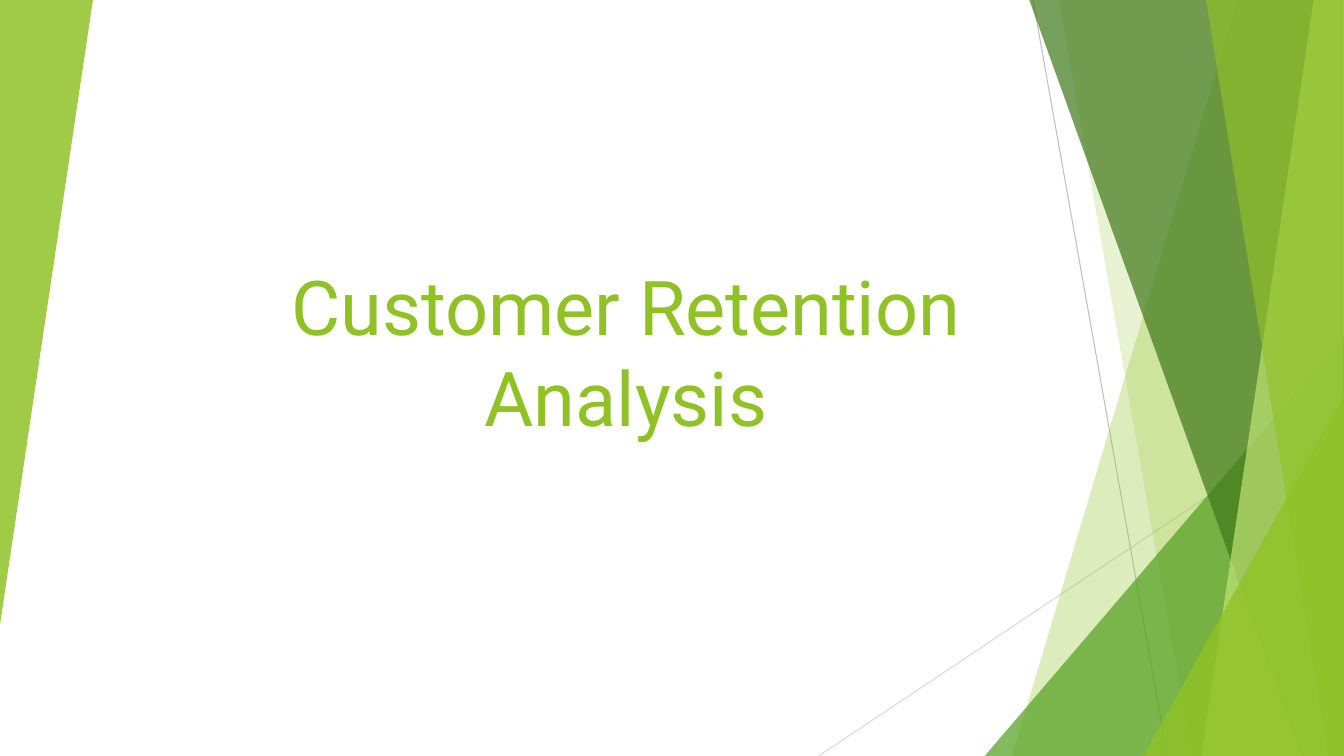
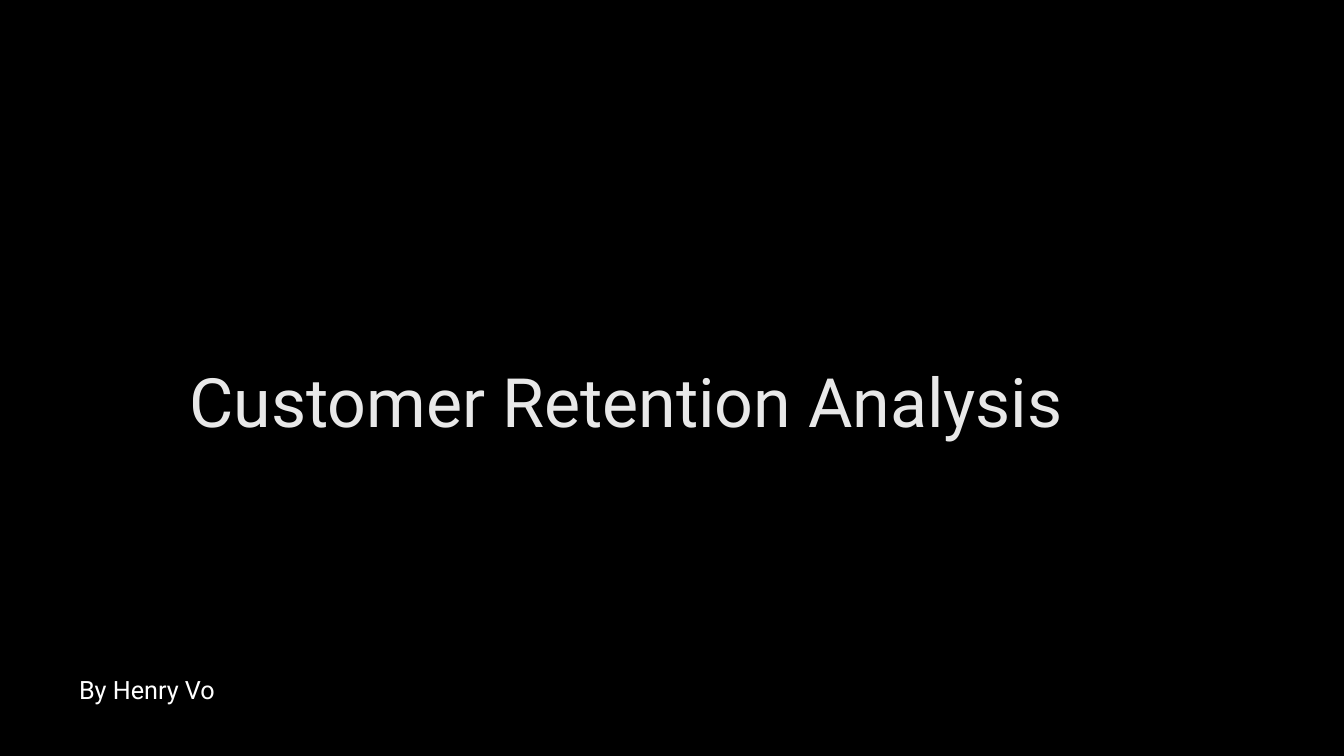
Before and after one commit to hvo7/Customer-Retention-Analysis, a slide deck: slide 1 of Customer Retention Analysis.pptx. Drawn at 1344x756 pixels with LibreOffice and Linux fonts; fonts in the diff are those of the drawing; background and template pictures are left out. Boxes give left, top, right and bottom in pixels: in the first picture for what was removed or moved away, otherwise in the second. Text is boxed around its words. In the diff, an @@ line names an element or a change of style, - is before the commit and + after.

```diff
--- a/Customer Retention Analysis.pptx
+++ b/Customer Retention Analysis.pptx
@@ background #FFFFFF to picture (left out) @@
@@ group removed at bbox=[0, 0, 1344, 756]: 5 freeform shapes, 3 triangles, 2 lines @@
@@ title "Customer Retention Analysis" at bbox=[189, 376, 1062, 442]: size 54 to 48.6 pt, text colour #90C226 to #E8E8E8, letter outline none to #404040 0.75 pt @@
@@ text added at bbox=[79, 681, 215, 705], 18 pt, text #FFFFFF @@
+By Henry Vo
```
Also in this commit, not shown: 5 other slides changed, 2 slides added, 1 slide removed, 5 other files.
